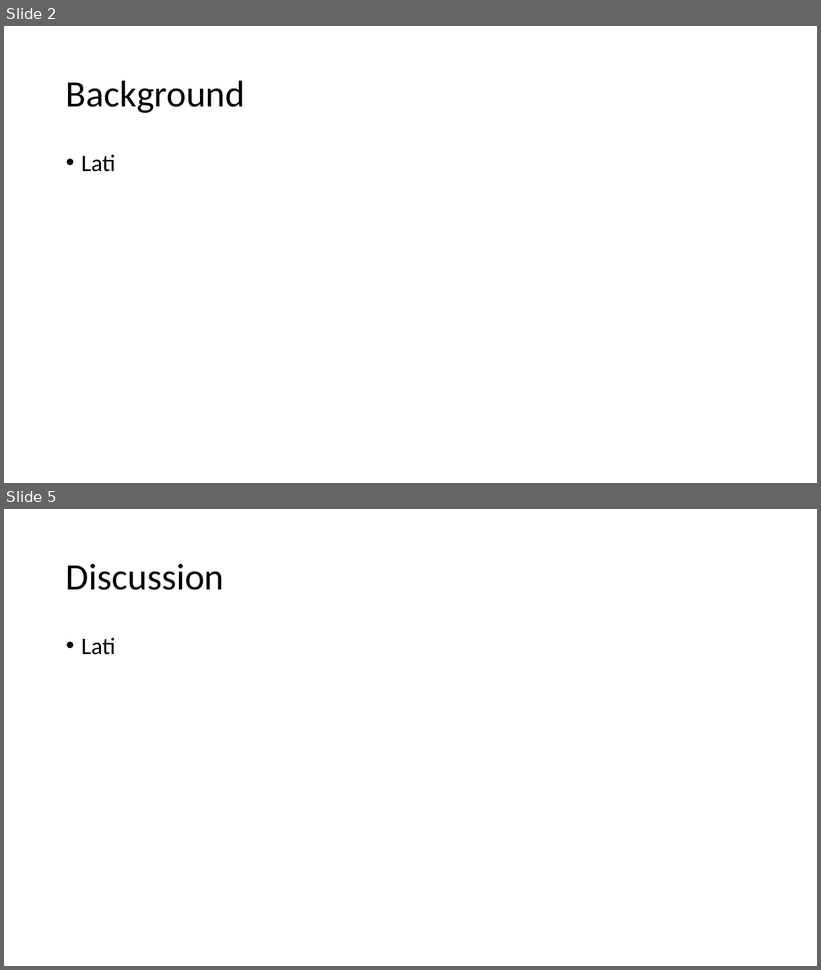
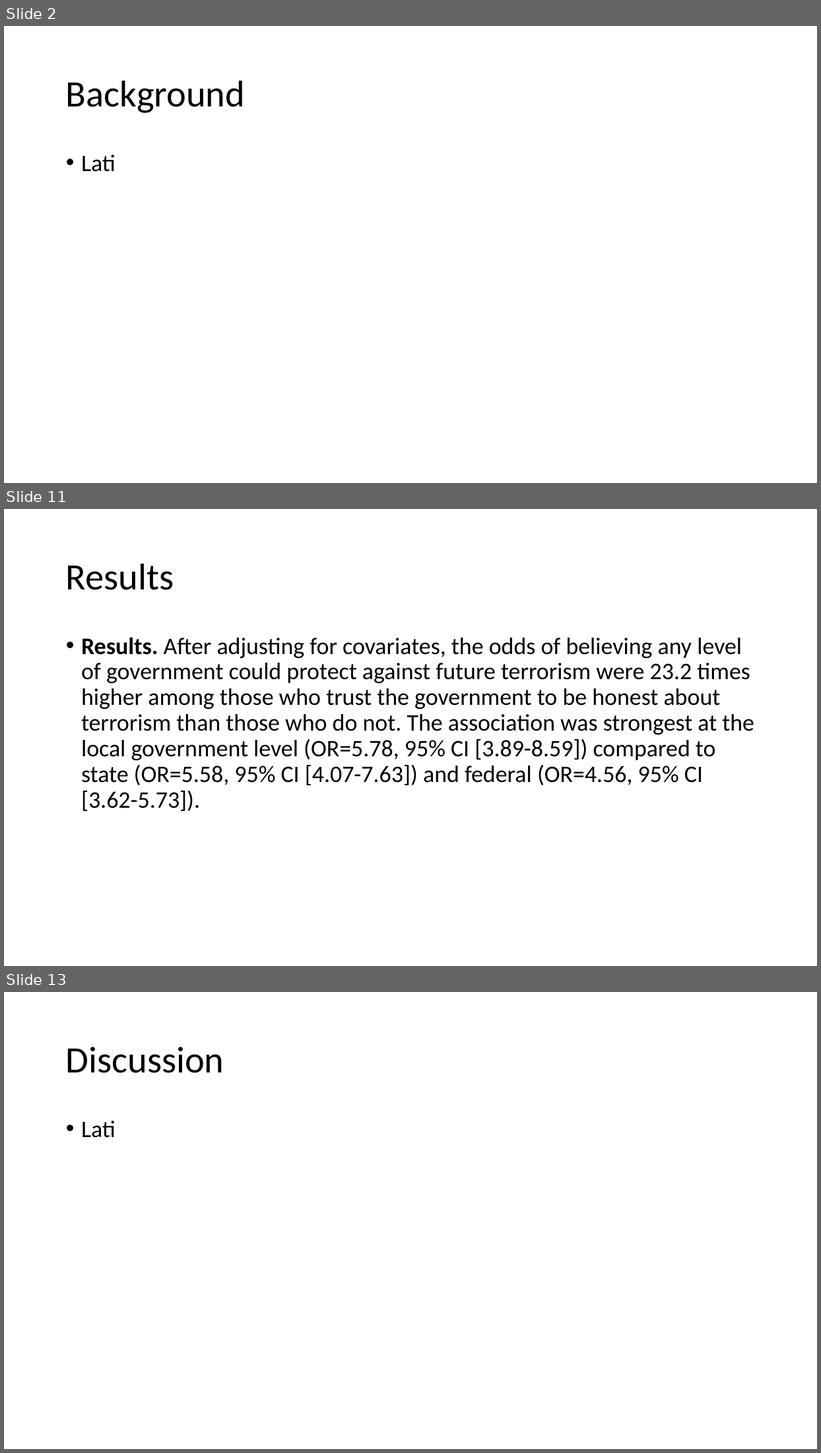
Before and after one commit to ska247/ADA-Final-Project, a slide deck: ADA Presentation.pptx. Shown one above the other, each under a label of ours: slides 2 and 5 before the commit, slides 2, 11 and 13 after it; the slides between them are not shown. The pictures are 821x970 and 821x1453 pixels, drawn with LibreOffice and Linux fonts; fonts in the diff are those of the drawing. Boxes give left, top, right and bottom in pixels: in the first picture for what was removed or moved away, otherwise in the second. Text is boxed around its words. In the diff, an @@ line names an element or a change of style, - is before the commit and + after.

```diff
--- a/ADA Presentation.pptx
+++ b/ADA Presentation.pptx
@@ slide 11 added at [4, 509, 817, 966], background #FFFFFF @@
@@ title added at [66, 563, 174, 590], 44 pt, text #000000 @@
+Results
@@ text added at [81, 637, 754, 811], 28 pt, text #000000 @@
+• Results. After adjusting for covariates, the odds of believing any level of government could protect against future terrorism were 23.2 times higher among those who trust the government to be honest about terrorism than those who do not. The association was strongest at the local government level (OR=5.78, 95% CI [3.89-8.59]) compared to state (OR=5.58, 95% CI [4.07-7.63]) and federal (OR=4.56, 95% CI [3.62-5.73]).
@@ what was slide 5 is now slide 13 @@
```
Also in this commit, not shown: 10 other slides added, 3 slides removed.
